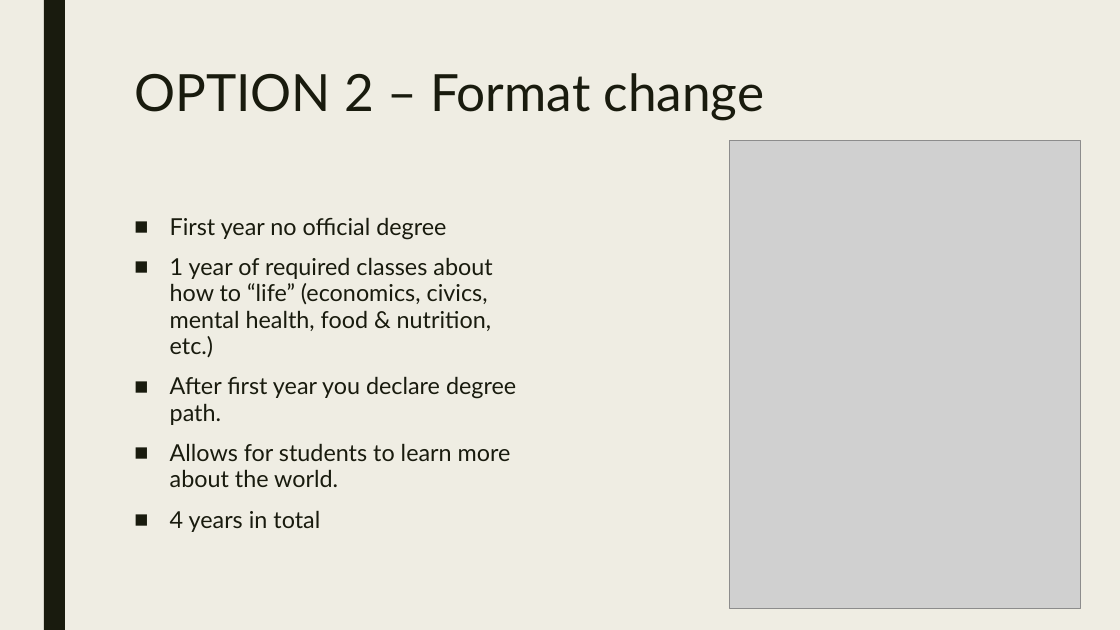
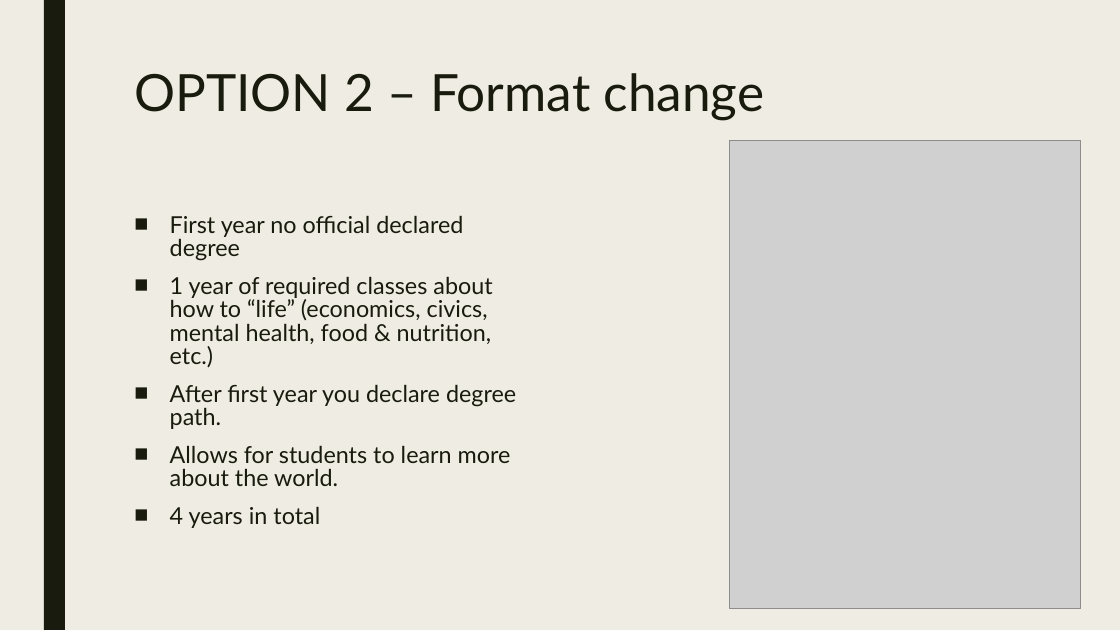
Before and after one commit to edunzer/YR3_TERM-4, a slide deck: slide 18 of PUBLIC SPEAKING/WEEK 6/PERSUASIVE SPEECH/PERSASIVE SPEECH.pptx (slide 11 before the commit). Drawn at 1120x630 pixels with LibreOffice and Linux fonts; fonts in the diff are those of the drawing; grey boxes stand for pictures. Boxes give left, top, right and bottom in pixels: in the first picture for what was removed or moved away, otherwise in the second. Text is boxed around its words. In the diff, an @@ line names an element or a change of style, - is before the commit and + after.

```diff
--- a/PUBLIC SPEAKING/WEEK 6/PERSUASIVE SPEECH/PERSASIVE SPEECH.pptx
+++ b/PUBLIC SPEAKING/WEEK 6/PERSUASIVE SPEECH/PERSASIVE SPEECH.pptx
@@ text at [170,215,463,261]: text changed @@
-■ First year no official degree
+■ First year no official declared degree
@@ text at [170,276,516,528]: line spacing 0.94 to 0.84 @@
```
Also in this commit, not shown: 3 other slides changed, 12 slides added, 2 slides removed.
